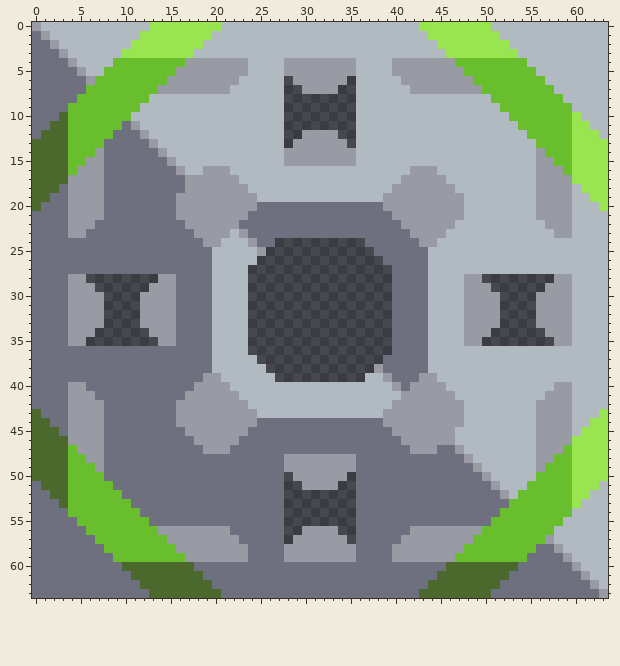
File history of a pixel-art sprite, sprites/blocks/crafting/biomass-press.png. Above: the version before the commit.
The file is 64x64 pixels. Colours within 5 levels of each other are drawn and written as one.
After the commit:
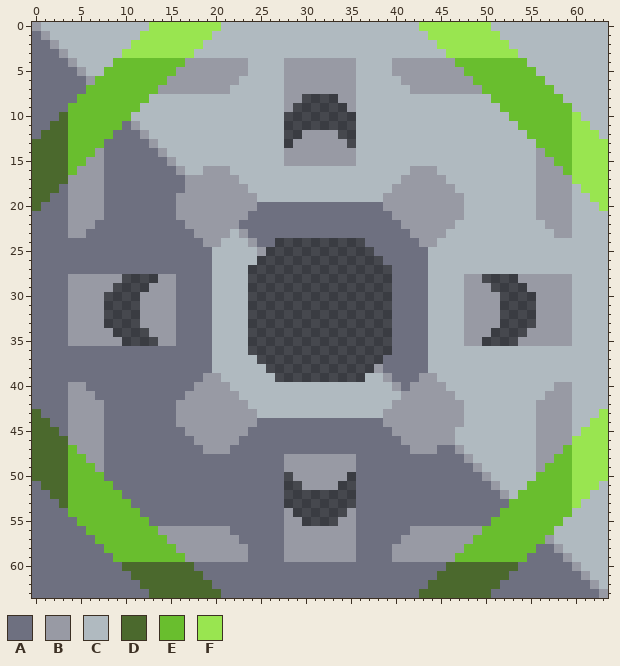
Palette (. is transparent): A #6e7080  B #989aa4  C #b0bac0  D #4b692d  E #69be2e  F #99e550
The edit:
The edit adds colour B in row 6 at x 28 and 35; in rows 7 to 8 at x 28 to 29 and 34 to 35; in row 9 at x 28 and 35; in row 28 at x 6 to 9 and 54 to 57; in row 29 at x 7 to 8 and 55 to 56; in row 34 at x 7 to 8 and 55 to 56.
The edit adds colour B in row 35 at x 6 to 9 and 54 to 57; in row 54 at x 28 and 35; in rows 55 to 56 at x 28 to 29 and 34 to 35; in row 57 at x 28 and 35.
